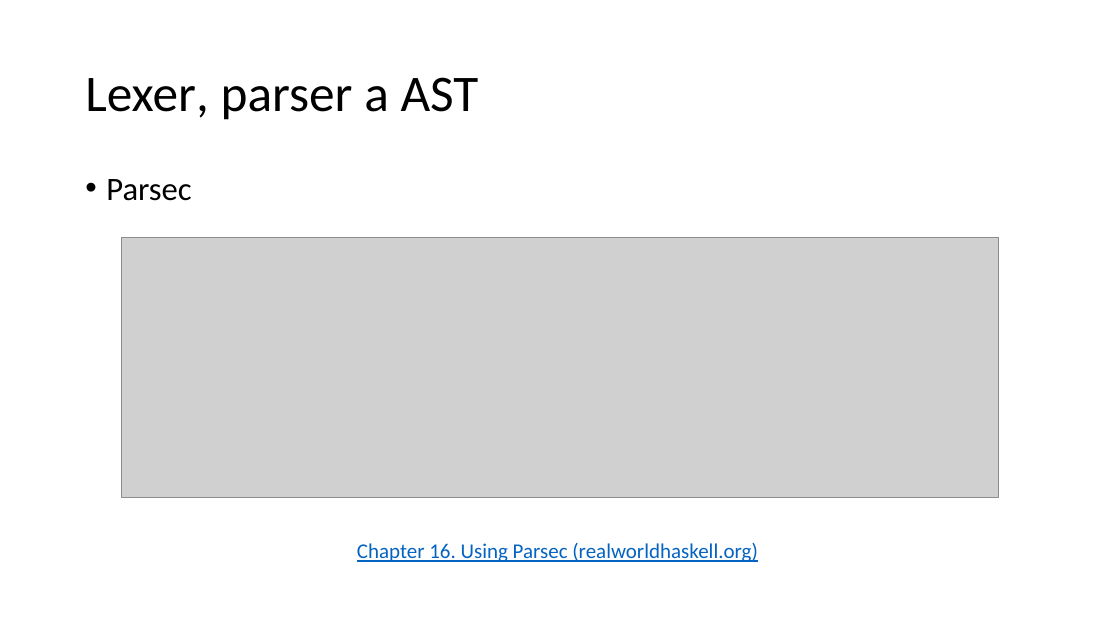
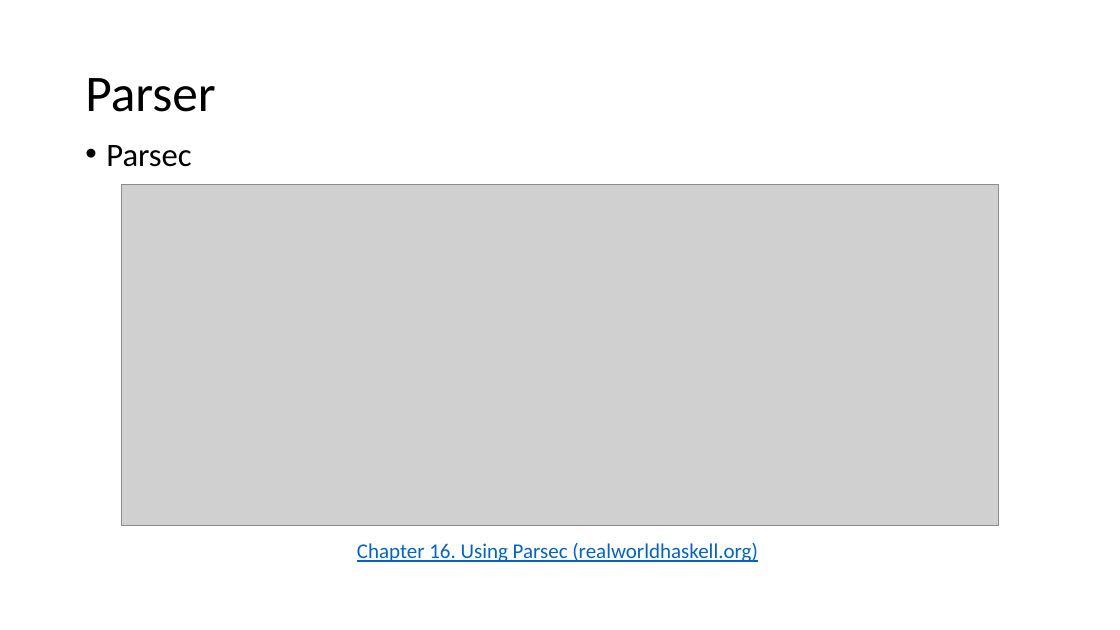
Before and after one commit to SturdyPose/Taskell-bachelor-thesis, a slide deck: slide 9 of TacitProgramming.pptx (slide 11 before the commit). Drawn at 1120x630 pixels with LibreOffice and Linux fonts; fonts in the diff are those of the drawing; grey boxes stand for pictures. Boxes give left, top, right and bottom in pixels: in the first picture for what was removed or moved away, otherwise in the second. Text is boxed around its words. In the diff, an @@ line names an element or a change of style, - is before the commit and + after.

```diff
--- a/TacitProgramming.pptx
+++ b/TacitProgramming.pptx
@@ title at [85,78,215,112]: text changed @@
-Lexer, parser a AST
+Parser
@@ text "Parsec": place and size @@
-text "Parsec" at [106,179,191,201]
+text "Parsec" at [106,145,191,167]
@@ picture: place and size @@
-picture at [122,238,999,497]
+picture at [122,185,999,526]
```
Also in this commit, not shown: 7 other slides changed, 2 slides added, 4 slides removed.
